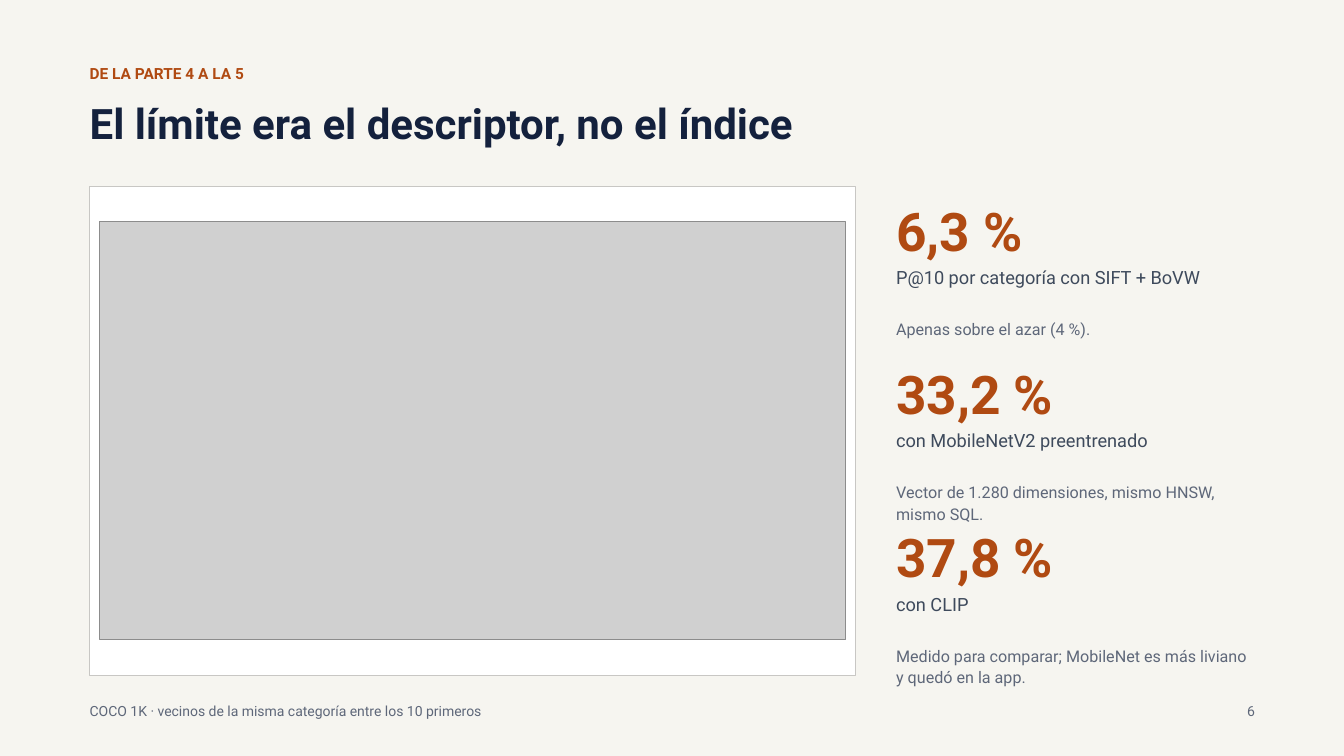
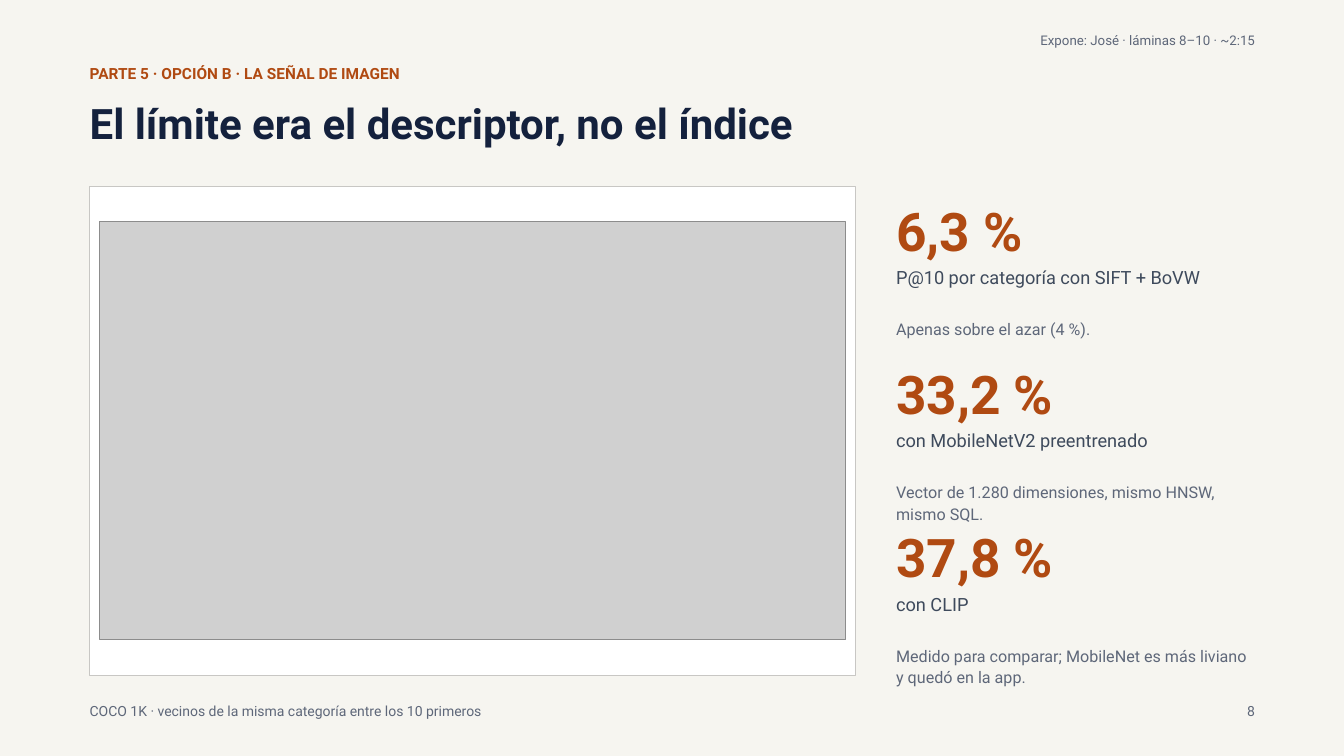
Before and after one commit to josegc02/Multimodal-tiny-database-engine, a slide deck: slide 8 of docs/presentacion/Presentacion_Final_BD2.pptx (slide 6 before the commit). Drawn at 1344x756 pixels with LibreOffice and Linux fonts; fonts in the diff are those of the drawing; grey boxes stand for pictures. Boxes give left, top, right and bottom in pixels: in the first picture for what was removed or moved away, otherwise in the second. Text is boxed around its words. In the diff, an @@ line names an element or a change of style, - is before the commit and + after.

```diff
--- a/docs/presentacion/Presentacion_Final_BD2.pptx
+++ b/docs/presentacion/Presentacion_Final_BD2.pptx
@@ text added at (1040, 35, 1255, 48), 9.5 pt, text #5E6779 @@
+Expone: José · láminas 8–10 · ~2:15
@@ text at (90, 66, 399, 79): text changed @@
-DE LA PARTE 4 A LA 5
+PARTE 5 · OPCIÓN B · LA SEÑAL DE IMAGEN
@@ text at (1247, 706, 1255, 716): text changed @@
-6
+8
```
Also in this commit, not shown: 8 other slides changed, 1 slide added.
